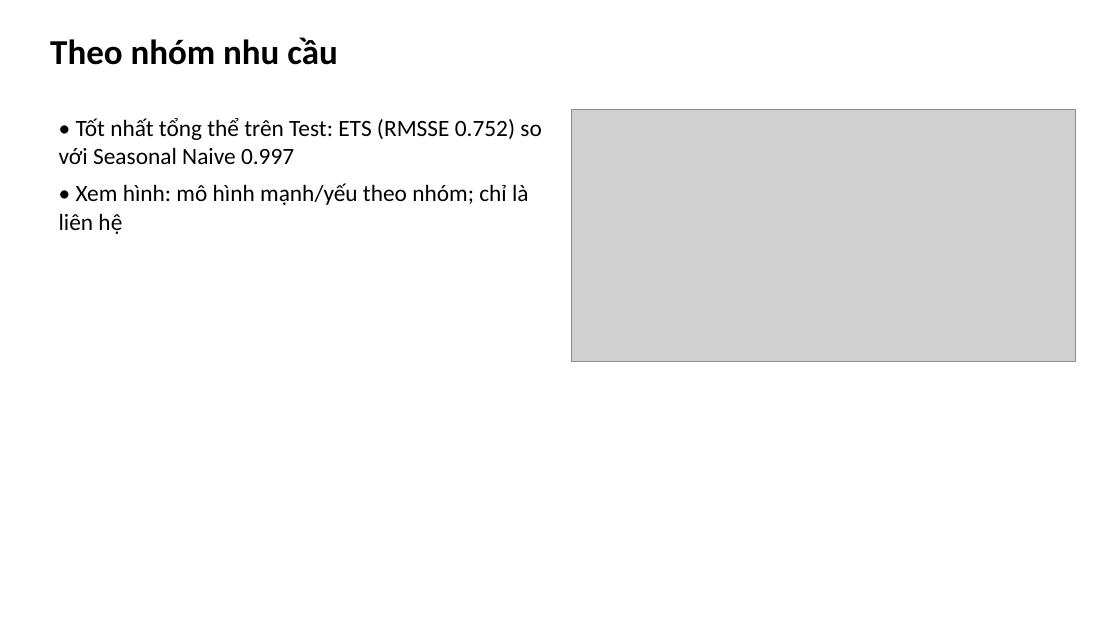
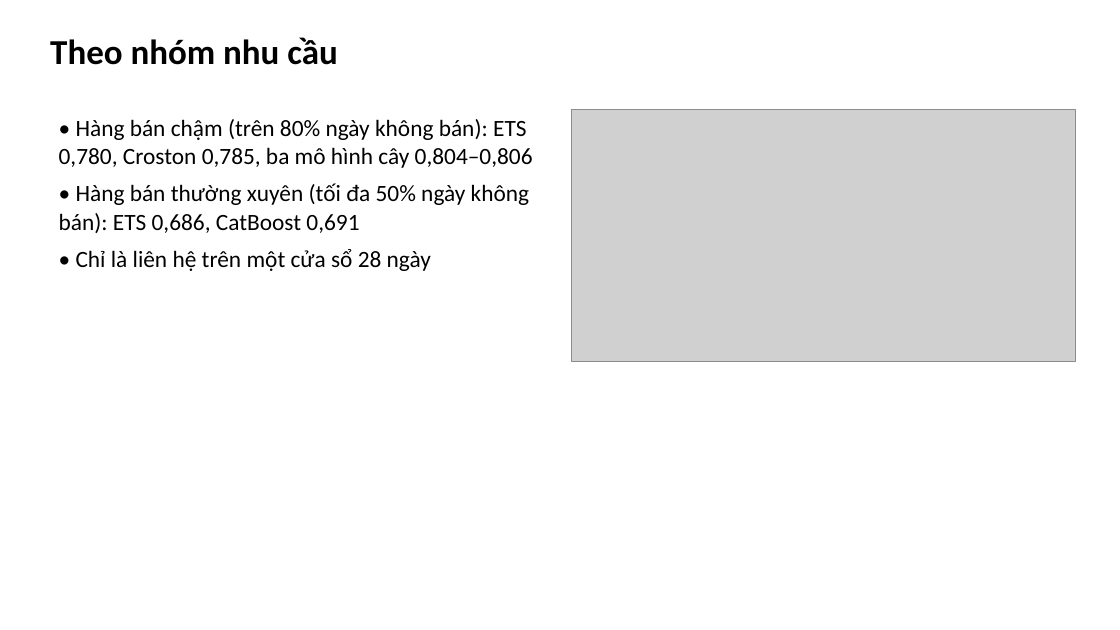
Before and after one commit to haiphamt/IS403.R11-M5-Competition, a slide deck: slide 11 of report/slides/m5_nhom6.pptx. Drawn at 1120x630 pixels with LibreOffice and Linux fonts; fonts in the diff are those of the drawing; grey boxes stand for pictures. Boxes give left, top, right and bottom in pixels: in the first picture for what was removed or moved away, otherwise in the second. Text is boxed around its words. In the diff, an @@ line names an element or a change of style, - is before the commit and + after.

Commit message:
fix(P01,M10): slide nhóm nhu cầu đúng tiêu đề và dấu phẩy, nhãn hình importance không so giữa mô hình (review PR #20)

```diff
--- a/report/slides/m5_nhom6.pptx
+++ b/report/slides/m5_nhom6.pptx
@@ text at <box>59,119,533,271</box>: text changed @@
-• Tốt nhất tổng thể trên Test: ETS (RMSSE 0.752) so với Seasonal Naive 0.997
-• Xem hình: mô hình mạnh/yếu theo nhóm; chỉ là liên hệ
+• Hàng bán chậm (trên 80% ngày không bán): ETS 0,780, Croston 0,785, ba mô hình cây 0,804–0,806
+• Hàng bán thường xuyên (tối đa 50% ngày không bán): ETS 0,686, CatBoost 0,691
+• Chỉ là liên hệ trên một cửa sổ 28 ngày
```
Also in this commit, not shown: 1 other slide changed, 2 other files.
